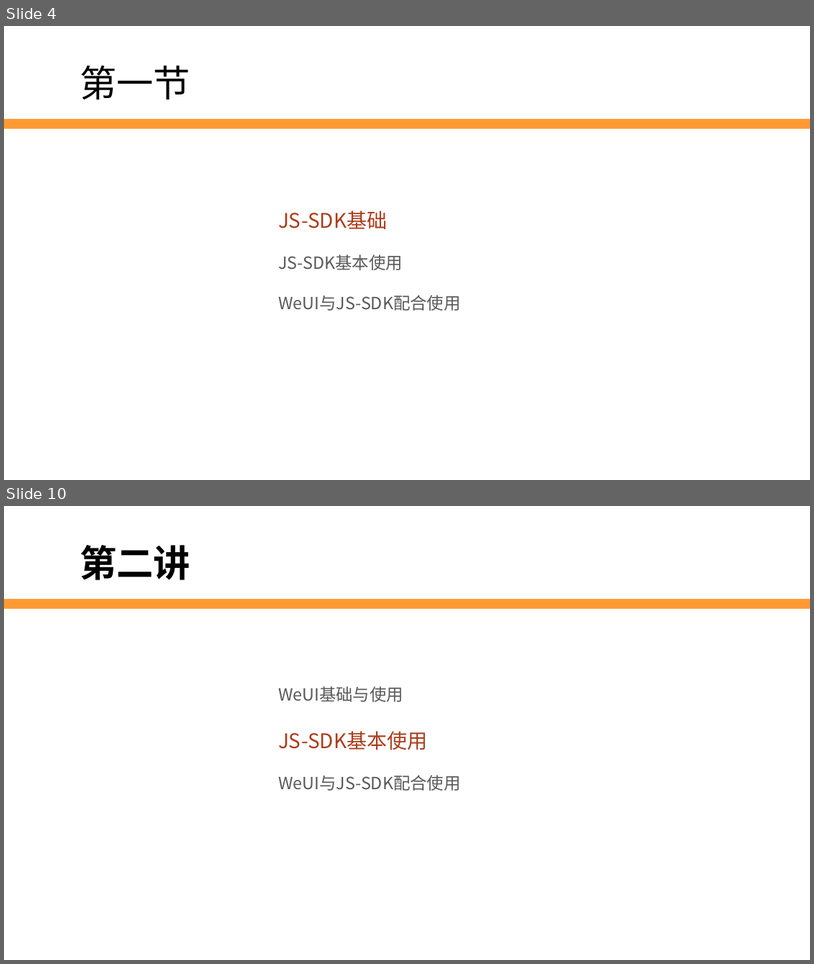
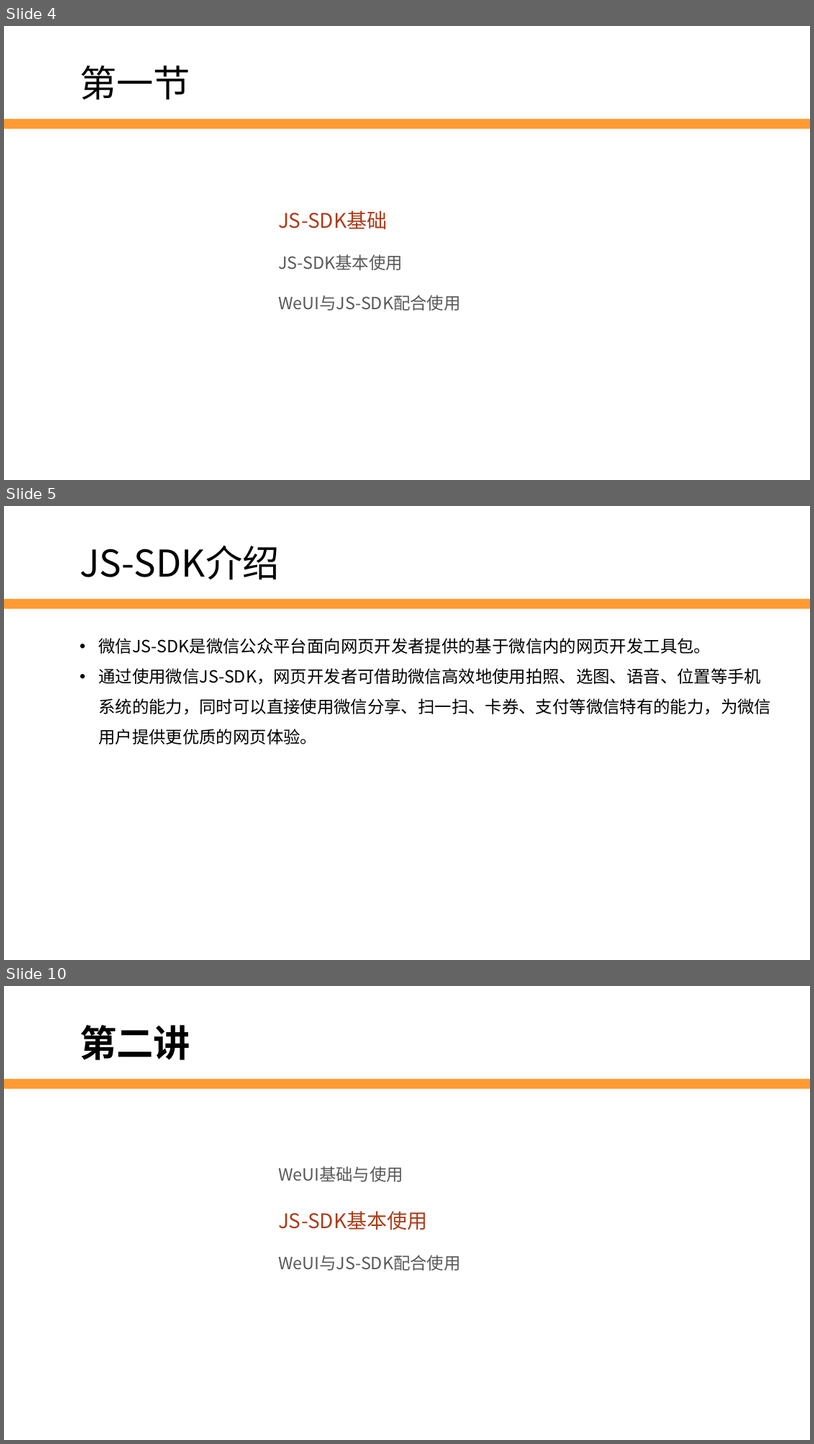
Before and after one commit to edu2act/2017-2018_1st_Wechat_Web_Programming, a slide deck: 第10讲 JS-SDK.pptx. Shown one above the other, each under a label of ours: slides 4 and 10 before the commit, slides 4, 5 and 10 after it; the slides between them are not shown. The pictures are 814x964 and 814x1444 pixels, drawn with LibreOffice and Linux fonts; fonts in the diff are those of the drawing; background and template pictures are left out. Boxes give left, top, right and bottom in pixels: in the first picture for what was removed or moved away, otherwise in the second. Text is boxed around its words. In the diff, an @@ line names an element or a change of style, - is before the commit and + after.

```diff
--- a/第10讲 JS-SDK.pptx
+++ b/第10讲 JS-SDK.pptx
@@ slide 5 added at (4,506,810,960), background #FFFFFF; not listed: 1 template element that a slide beside it also shows @@
@@ text added at (80,545,280,580), 44 pt, text #000000 @@
+JS-SDK介绍
@@ text added at (98,638,772,744), 20 pt, text #000000 @@
+• 微信JS-SDK是微信公众平台面向网页开发者提供的基于微信内的网页开发工具包。
+• 通过使用微信JS-SDK，网页开发者可借助微信高效地使用拍照、选图、语音、位置等手机系统的能力，同时可以直接使用微信分享、扫一扫、卡券、支付等微信特有的能力，为微信用户提供更优质的网页体验。
```
Also in this commit, not shown: 6 other slides added, 16 slides removed, 1 other file.
